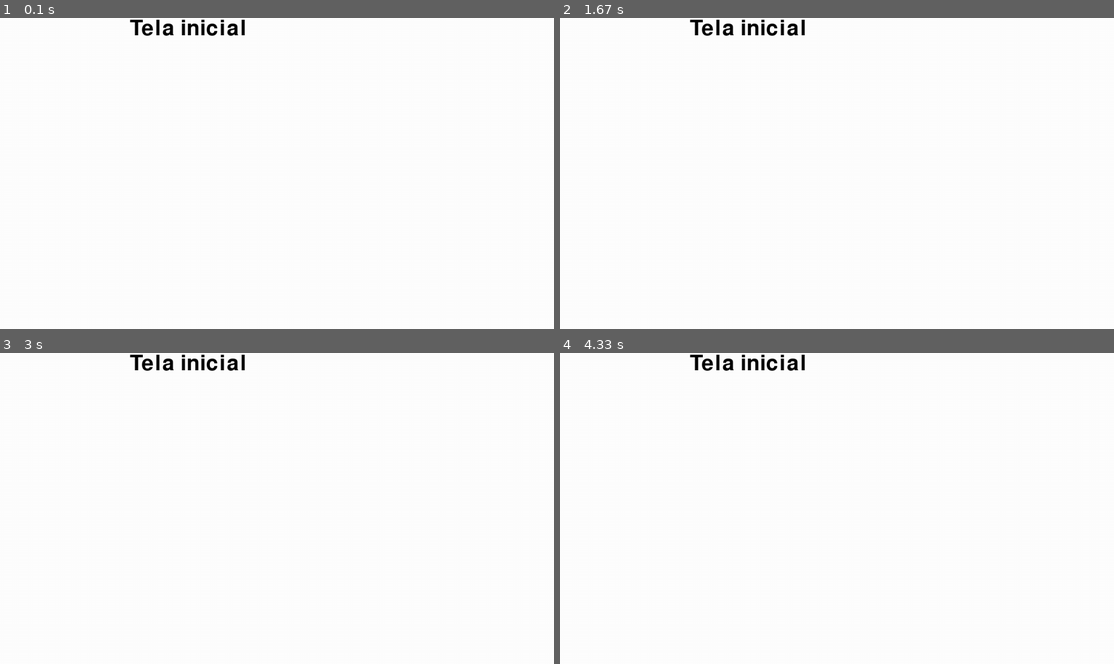
Above: before the commit, frames 1-4 (two rows, left to right).
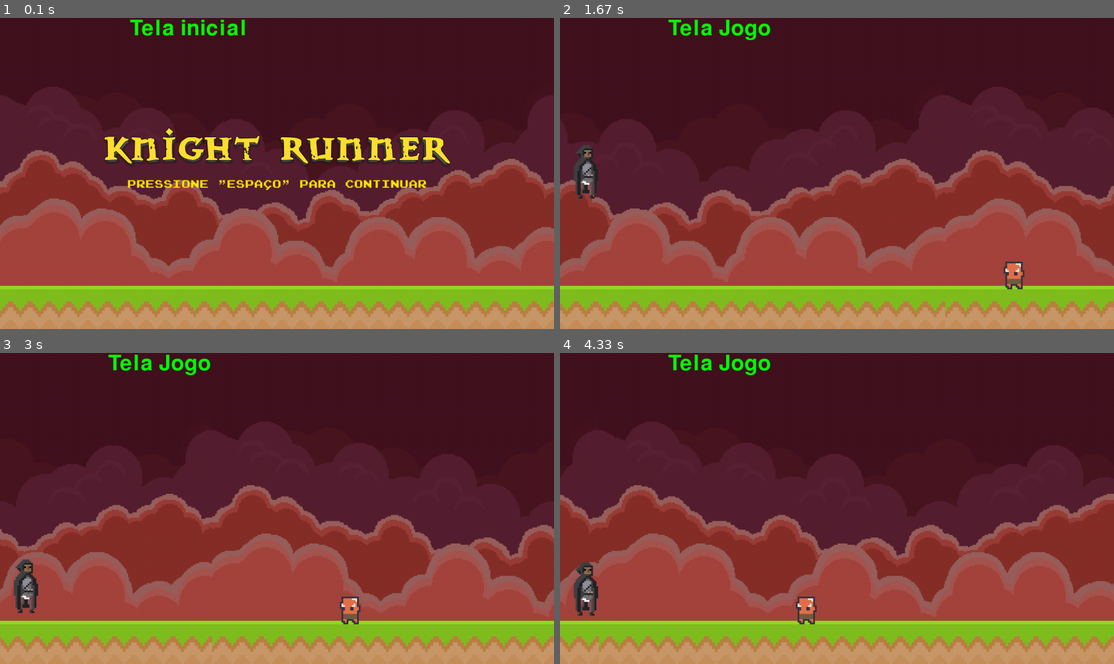
Above: after the commit, the same moments.

Repository: insper-classroom/devlife-23-1-projeto-pygame-henrique-e-guilherme
Game: pygame game, started from jogo/funcoes/jogo.py
Same seed, same stepped clock (60 frames per second), same inputs: the game is played once before the commit and once after it.
Inputs:
- Up to frame 1 (0.1 s): no input
- Up to frame 2 (1.67 s): tap Space at 0.33, 0.67, 1.07, 1.37 s
- Up to frame 3 (3 s): tap Space at 1.9, 2.2, 2.4, 2.7, 2.97 s
- Up to frame 4 (4.33 s): tap Space at 3.3, 3.6, 3.73, 4.13 s

The runs differ from the first frame. In frame 1, 100% of the frame differs, in the area x 0-100%, y 0-100%; in frame 2, 100%; in frame 3, 100%; in frame 4, 100%.

Commit message:
Fundo e chao agora se mexem infinitamente

Diff:
--- a/jogo/funcoes/classes.py
+++ b/jogo/funcoes/classes.py
@@ -8,12 +8,30 @@
         self.dicionario = assets
         self.tela = assets['tela']
         self.fonte = pygame.font.Font(assets['fonte'], 50)
-        self.texto = self.fonte.render('Tela inicial', True, (0, 0, 0))
+        self.texto = self.fonte.render('Tela inicial', True, (0, 255, 0))
+
+        self.fonte2 = assets['fonte2']
+        self.texto2 = self.fonte2.render('Pressione "ESPAÇO" para continuar', True, (255, 230, 0))
+        self.texto2_pos_x = 640 - self.texto2.get_rect()[2] / 2
+
+        self.logo = pygame.transform.scale(pygame.image.load('jogo/assets/logo.png'), (812, 98))
+
+        self.fundo = assets['fundo']
+        self.chao = assets['ground']
+
         self.tem_que_trocar = False
 
     def desenha(self):
         self.tela.fill((255, 255, 255))
+
+        self.tela.blit(self.fundo, (0, 0))
+        self.tela.blit(self.chao, (0, 620))
+
         self.tela.blit(self.texto, (300, 0))
+
+        self.tela.blit(self.logo, (234, 250))
+
+        self.tela.blit(self.texto2, (self.texto2_pos_x, 368))
         pygame.display.update()
 
     def update(self):
@@ -22,7 +40,7 @@
                 pygame.quit()
                 return False
             if event.type == pygame.KEYDOWN:
-                if event.key == pygame.K_TAB:
+                if event.key == pygame.K_SPACE:
                     self.tem_que_trocar = True
         return True
 
@@ -46,14 +64,30 @@
         self.tem_que_trocar = False
         self.Clock = pygame.time.Clock() #https://www.pygame.org/docs/ref/time.html#pygame.time.Clock
 
+        #fonte: https://youtu.be/ARt6DLP38-Y
+        self.scroll_fundo = 0
+        self.tiles_fundo = 1280 // self.fundo.get_width() + 1
+
+        self.scroll_chao = 0
+        self.tiles_chao = 1280 // self.chao.get_width() + 1
 
         self.inimigo = Inimigo()
         self.jogador = Jogador()
 
     def desenha(self):
-        self.tela.blit(self.fundo, (0, 0))
+        for i in range(self.tiles_fundo):
+            self.tela.blit(self.fundo, (i * self.fundo.get_width() + self.scroll_fundo, 0))
+        self.scroll_fundo -= 5
+        if abs(self.scroll_fundo) > self.fundo.get_width():
+            self.scroll_fundo = 0
+
+        for i in range(self.tiles_chao):
+            self.tela.blit(self.chao, (i * self.chao.get_width() + self.scroll_chao, 620))
+        self.scroll_chao -= 5
+        if abs(self.scroll_chao) > self.chao.get_width():
+            self.scroll_chao = 0
+
         self.tela.blit(self.texto, (250, 0))
-        self.tela.blit(self.chao, (0, 620))
 
         self.inimigo.update()
         self.tela.blit(self.inimigo.image, self.inimigo.rect)
@@ -141,7 +175,7 @@
         self.rect.centery = 600
 
     def update(self):
-        self.rect.centerx -= 5
+        self.rect.centerx -= 3
 
         if self.rect.centerx <= -100:
             self.rect.centerx = 1280
--- a/jogo/funcoes/funcoes_do_jogo.py
+++ b/jogo/funcoes/funcoes_do_jogo.py
@@ -6,13 +6,15 @@
     tela = pygame.display.set_mode((1280,720))
     fonte = pygame.font.get_default_font()
     pygame.display.set_caption('Knight Runner')
+    fonte2 = pygame.font.Font('jogo/assets/joystix monospace.otf', 25)
 
     assets ={
         'tela': tela,
         'fonte': fonte,
+        'fonte2': fonte2,
 
         #Adicionei essas imagens so para testar e dps mudar
-        'fundo': pygame.transform.scale((pygame.image.load('jogo/assets/fundo_provisorio.png').convert_alpha()), (1280, 720)),
+        'fundo': pygame.transform.scale((pygame.image.load('jogo/assets/Red Sky.png').convert_alpha()), (1280, 720)),
         'ground': pygame.transform.scale((pygame.image.load('jogo/assets/ground_provisorio.png').convert_alpha()), (1280, 300)),
 
     }
Binary file added: jogo/assets/Red Sky.png
Binary file added: jogo/assets/joystix monospace.otf
Binary file added: jogo/assets/logo.png
